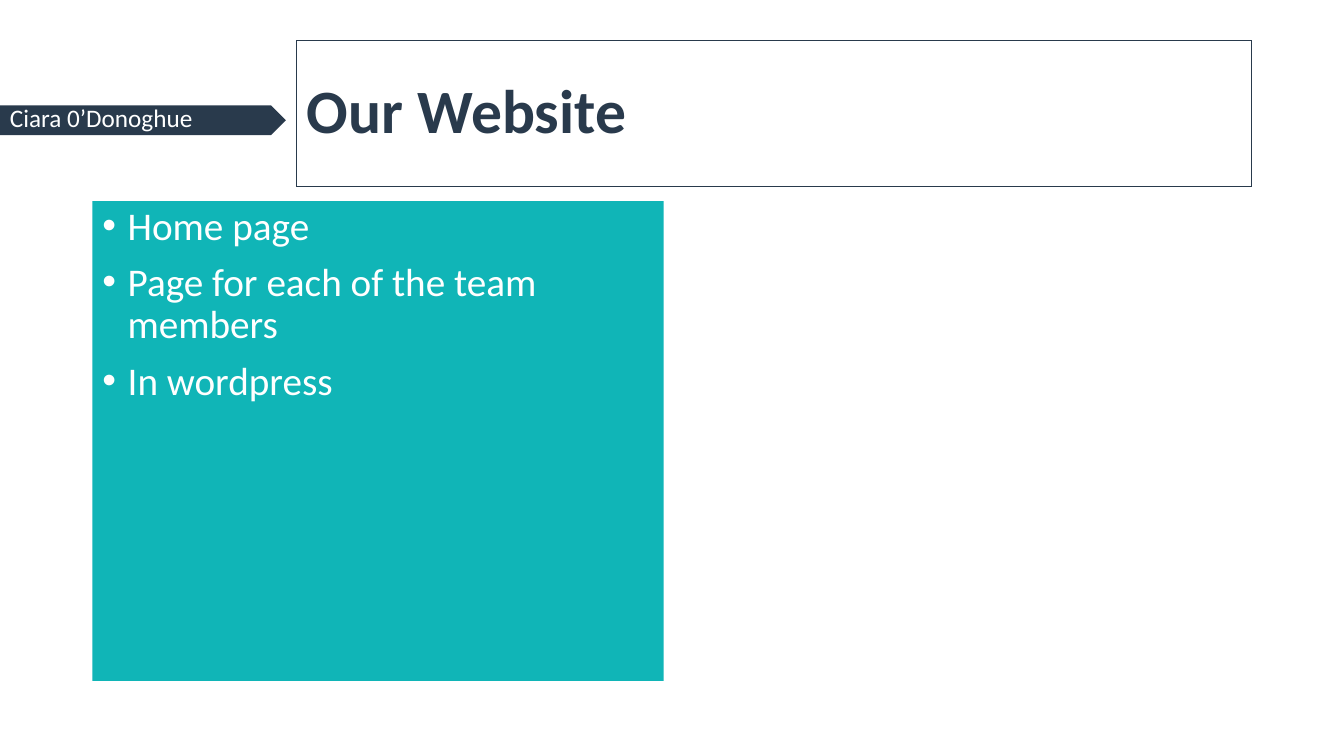
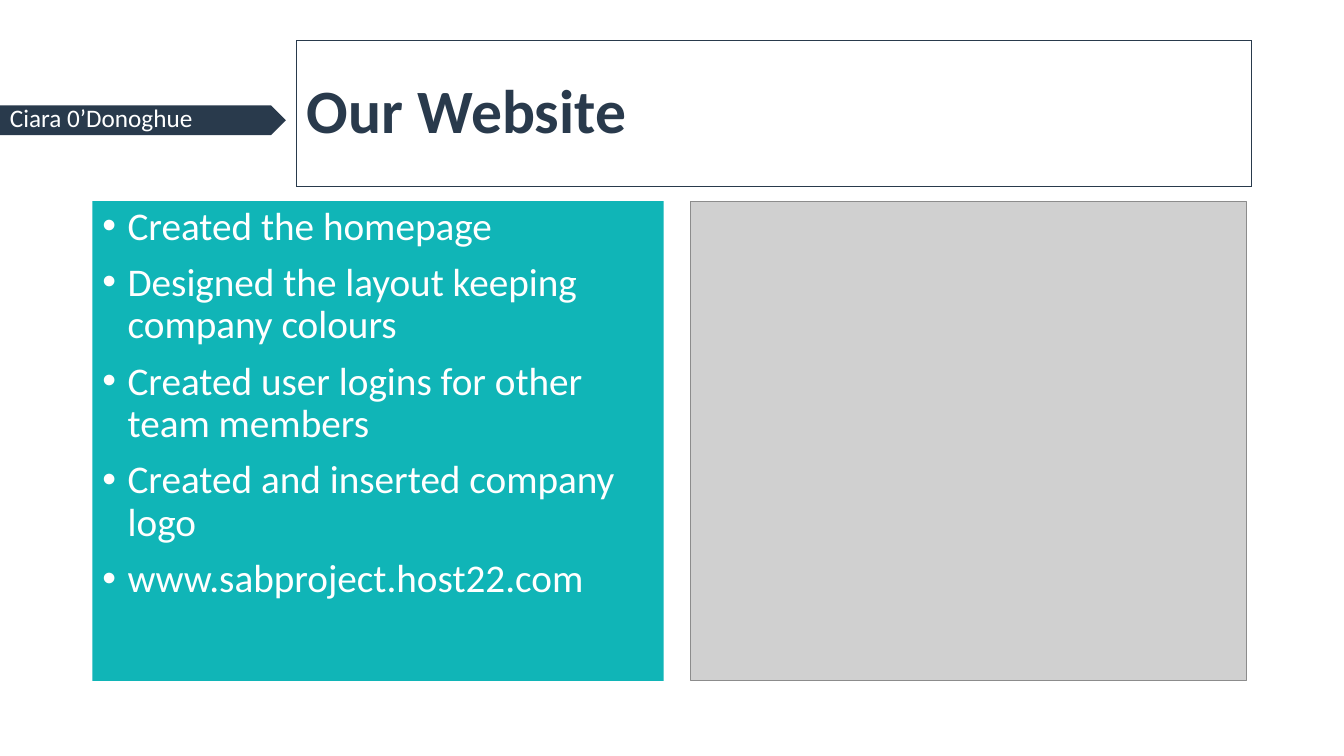
Before and after one commit to x16110498/SABProject, a slide deck: slide 9 of MCTV LTD Presentation.pptx. Drawn at 1344x756 pixels with LibreOffice and Linux fonts; fonts in the diff are those of the drawing; grey boxes stand for pictures. Boxes give left, top, right and bottom in pixels: in the first picture for what was removed or moved away, otherwise in the second. Text is boxed around its words. In the diff, an @@ line names an element or a change of style, - is before the commit and + after.

Commit message:
Last upload of my slides

```diff
--- a/MCTV LTD Presentation.pptx
+++ b/MCTV LTD Presentation.pptx
@@ picture added at bbox=[691, 202, 1246, 682] @@
@@ text at bbox=[128, 212, 614, 599]: text changed @@
-• Home page
-• Page for each of the team members
-• In wordpress
+• Created the homepage
+• Designed the layout keeping company colours
+• Created user logins for other team members
+• Created and inserted company logo
+• www.sabproject.host22.com
```
Also in this commit, not shown: 2 slides added.
